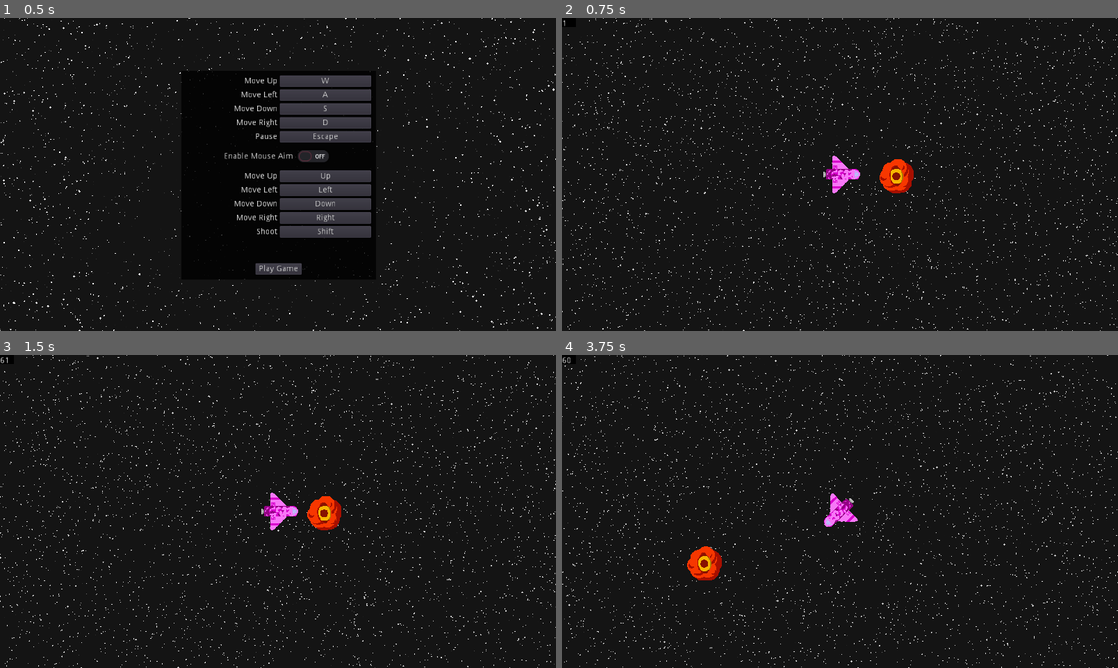
Above: before the commit, frames 1-4 (two rows, left to right).
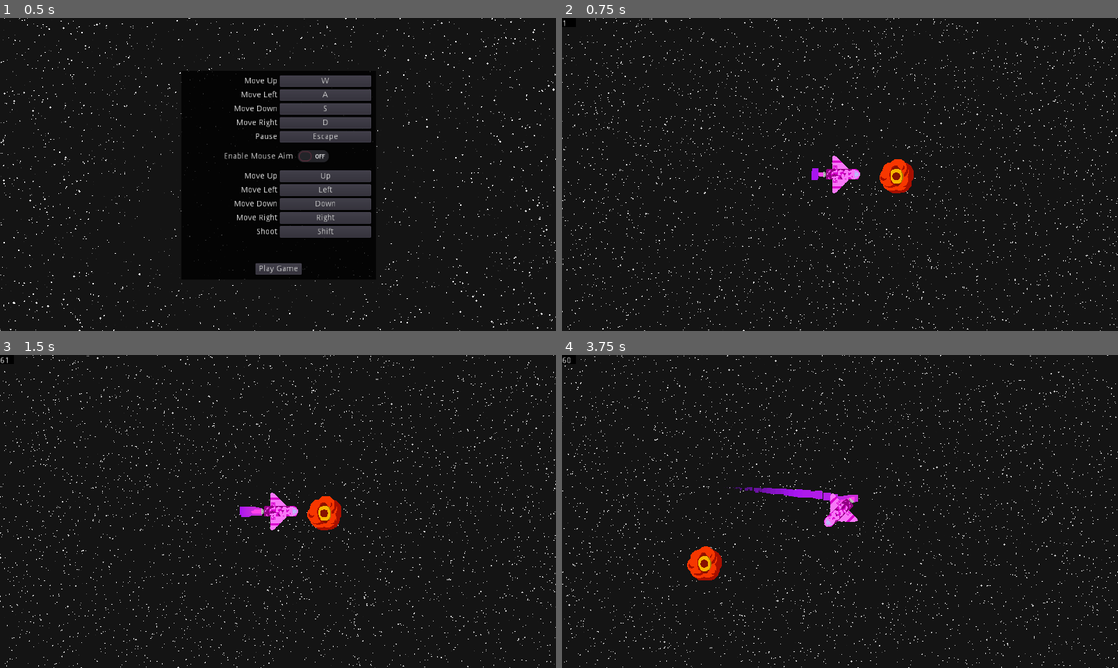
Above: after the commit, the same moments.

Repository: Jellonator/04-Space-Shooter
Game: Godot game, scene res://Gui/StartScreen.tscn
Same seed, same stepped clock (60 frames per second), same inputs: the game is played once before the commit and once after it.
Inputs (mouse positions are in pixels of both pictures, inside the frame that each line leads up to):
- Up to frame 1 (0.5 s): no input
- Up to frame 2 (0.75 s): click "Play Game" at 0.5 s
- Up to frame 3 (1.5 s): tap Enter at 1.25 s; move the mouse to (400, 495) at 1.27 s; press the mouse at (400, 495) at 1.28 s; hold D (move_right) from 1.28 s (still down)
- Up to frame 4 (3.75 s): move the mouse to (728, 527) at 2.02 s; release D (move_right) at 2.03 s; release the mouse at (728, 527) at 2.03 s; hold S (move_down) 2.03-2.78 s; tap Shift (action_shoot_nonmouse) at 2.1 s; move the mouse to (895, 442) at 2.77 s; hold D (move_right) 2.78-3.53 s; hold Down (look_down) 2.78-3.53 s; move the mouse to (812, 574) at 3.52 s; hold W (move_up) from 3.53 s (still down); tap Left (look_left) at 3.6 s; click (812, 574) at 3.67 s

Frame 1 is identical in both runs. In frame 2, less than 0.1% of the frame differs, in the area x 44-47%, y 48-52%; in frame 3, 0.1%; in frame 4, 0.4%, in the area x 29-54%, y 42-48%.

Commit message:
player now has smoke trail

Diff:
--- a/Object/Enemy/EyeEnemy.tscn
+++ b/Object/Enemy/EyeEnemy.tscn
@@ -1,12 +1,7 @@
-[gd_scene load_steps=6 format=2]
+[gd_scene load_steps=4 format=2]
 
 [ext_resource path="res://Object/Enemy/EyeRock.png" type="Texture" id=1]
 [ext_resource path="res://Object/Enemy/EyeEnemy.gd" type="Script" id=2]
-[ext_resource path="res://Object/Enemy/death_shader.shader" type="Shader" id=3]
-
-[sub_resource type="ShaderMaterial" id=2]
-shader = ExtResource( 3 )
-shader_param/death = 1.0
 
 [sub_resource type="CircleShape2D" id=1]
 radius = 30.0666
@@ -17,7 +12,6 @@
 sprites = [ NodePath("Sprite") ]
 
 [node name="Sprite" type="Sprite" parent="."]
-material = SubResource( 2 )
 position = Vector2( 1, 2 )
 texture = ExtResource( 1 )
 
--- a/Object/Player/Player.gd
+++ b/Object/Player/Player.gd
@@ -8,6 +8,8 @@
 onready var node_front := $FrontPos
 onready var node_left := $LeftPos
 onready var node_right := $RightPos
+onready var node_smoke := $Particles2D
+onready var part_smoke := node_smoke.process_material as ParticlesMaterial
 
 var shot_timer := 0.0
 var velocity := Vector2(0, 0)
@@ -20,6 +22,10 @@
 	ivector.y = Input.get_action_strength("move_down") - Input.get_action_strength("move_up")
 	if ivector.length_squared() > 1:
 		ivector = ivector.normalized()
+	if ivector.length() > 1e-4:
+		node_smoke.emitting = true
+	else:
+		node_smoke.emitting = false
 	var target_velocity := MAX_SPEED * ivector
 	var vdiff := target_velocity - velocity
 	if vdiff.length() < ACCELERATION * delta:
--- a/Object/Player/Player.tscn
+++ b/Object/Player/Player.tscn
@@ -1,7 +1,51 @@
-[gd_scene load_steps=3 format=2]
+[gd_scene load_steps=9 format=2]
 
 [ext_resource path="res://Object/Player/Player.gd" type="Script" id=1]
 [ext_resource path="res://Object/Player/PurpleFlame.png" type="Texture" id=2]
+
+[sub_resource type="Gradient" id=4]
+offsets = PoolRealArray( 0, 0.344512, 0.734756, 1 )
+colors = PoolColorArray( 0.803337, 0.18148, 0.860352, 1, 0.65899, 0.0852814, 0.949219, 1, 0.309971, 0.0695967, 0.492115, 1, 0.243137, 0.0666667, 0.407843, 0 )
+
+[sub_resource type="GradientTexture" id=5]
+gradient = SubResource( 4 )
+
+[sub_resource type="Curve" id=2]
+_data = [ Vector2( 0.002849, 1 ), 0.0, 0.0, 0, 0, Vector2( 0.336182, 0.922727 ), -0.965669, -0.965669, 0, 0, Vector2( 1, 0 ), 0.0, 0.0, 0, 0 ]
+
+[sub_resource type="CurveTexture" id=3]
+curve = SubResource( 2 )
+
+[sub_resource type="ParticlesMaterial" id=1]
+emission_shape = 1
+emission_sphere_radius = 1.0
+flag_disable_z = true
+direction = Vector3( -1, 0, 0 )
+spread = 25.0
+gravity = Vector3( 0, 0, 0 )
+initial_velocity = 64.0
+orbit_velocity = 0.0
+orbit_velocity_random = 0.0
+damping = 50.0
+scale = 12.0
+scale_curve = SubResource( 3 )
+color_ramp = SubResource( 5 )
+
+[sub_resource type="ParticlesMaterial" id=6]
+emission_shape = 2
+emission_box_extents = Vector3( 4, 1, 1 )
+flag_rotate_y = true
+flag_disable_z = true
+direction = Vector3( -1, 0, 0 )
+spread = 25.0
+gravity = Vector3( 0, 0, 0 )
+initial_velocity = 32.0
+orbit_velocity = 0.0
+orbit_velocity_random = 0.0
+damping = 50.0
+scale = 6.0
+scale_curve = SubResource( 3 )
+color = Color( 1, 0.270588, 0.921569, 1 )
 
 [node name="Player" type="KinematicBody2D"]
 collision_layer = 2
@@ -12,6 +56,7 @@
 texture = ExtResource( 2 )
 
 [node name="CollisionPolygon2D" type="CollisionPolygon2D" parent="."]
+visible = false
 polygon = PoolVector2Array( 35, 0, 27, -8, 15, -8, -8, -31, -12, -31, -12, -8, -23, -8, -23, 8, -12, 8, -12, 31, -8, 31, 15, 8, 27, 8 )
 
 [node name="FrontPos" type="Position2D" parent="."]
@@ -25,3 +70,21 @@
 
 [node name="Camera2D" type="Camera2D" parent="."]
 current = true
+
+[node name="Particles2D" type="Particles2D" parent="."]
+show_behind_parent = true
+position = Vector2( -33, 0 )
+amount = 128
+lifetime = 0.5
+local_coords = false
+draw_order = 1
+process_material = SubResource( 1 )
+
+[node name="Particles2D2" type="Particles2D" parent="."]
+show_behind_parent = true
+position = Vector2( -29, 0 )
+amount = 48
+lifetime = 0.1
+local_coords = false
+draw_order = 1
+process_material = SubResource( 6 )
